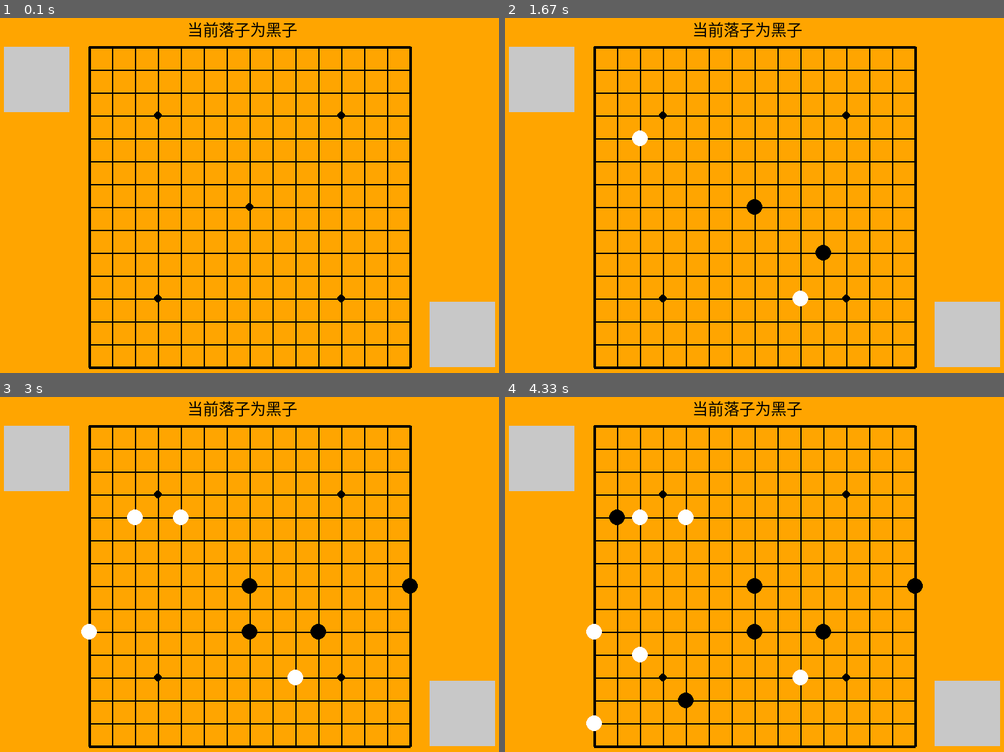
Above: before the commit, frames 1-4 (two rows, left to right).
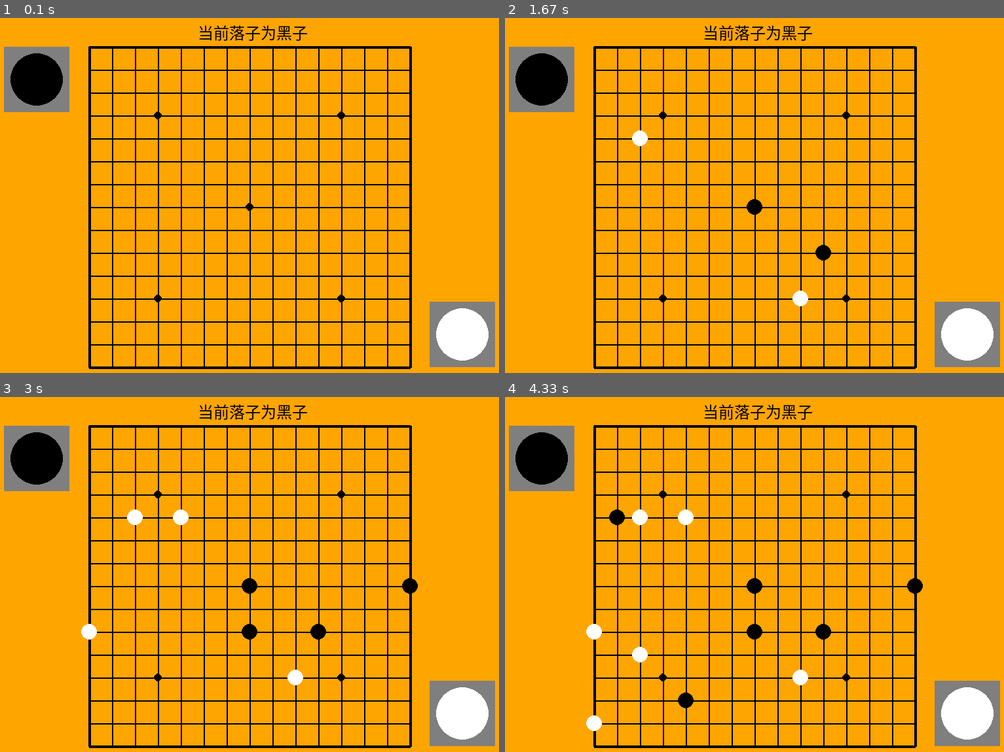
Above: after the commit, the same moments.

Repository: seancheng33/PygameProject
Game: pygame game, started from gobang/gobang.py
Same seed, same stepped clock (60 frames per second), same inputs: the game is played once before the commit and once after it.
Inputs (mouse positions are in pixels of both pictures, inside the frame that each line leads up to):
- Up to frame 1 (0.1 s): no input
- Up to frame 2 (1.67 s): click (759, 206) at 0.38 s; click (809, 294) at 0.72 s; click (819, 241) at 1.05 s; click (634, 128) at 1.38 s
- Up to frame 3 (3 s): click (254, 634) at 1.72 s; click (179, 503) at 2.05 s; click (414, 578) at 2.38 s; click (84, 624) at 2.72 s
- Up to frame 4 (4.33 s): click (604, 510) at 3.05 s; click (634, 656) at 3.38 s; click (679, 698) at 3.72 s; click (599, 730) at 4.05 s

The runs differ from the first frame. In frame 1, 5.4% of the frame differs, in the area x 0-100%, y 1-99%; in frame 2, 5.4%; in frame 3, 5.4%; in frame 4, 5.4%.

Commit message:
修复判断胜利的BUG

Diff:
--- a/gobang/gobang.py
+++ b/gobang/gobang.py
@@ -12,7 +12,7 @@
 WHITE = 255, 255, 255
 BLACK = 0, 0, 0
 ORANGE = 255, 165, 0
-GRAY = 200, 200, 200
+GRAY = 127, 127, 127
 RED = 255, 0, 0
 
 ROW = 15
@@ -64,8 +64,10 @@
 def draw_player_icon(screen):
     # 左上角的头像
     pygame.draw.rect(screen, GRAY, (20, 55, 100, 100))
+    pygame.draw.circle(screen, BLACK, (70, 105), 40)
     # 右下角的头像
     pygame.draw.rect(screen, GRAY, (670, 445, 100, 100))
+    pygame.draw.circle(screen, WHITE, (720, 495), 40)
 
 
 def judge():
@@ -83,11 +85,17 @@
         # 需要控制下标越界的问题
         if (col + i) < 15 and chess_array[row][col + i] == chess:
             chess_count += 1
+        else:
+            break
+    for i in range(5):
+        # 需要控制下标越界的问题
         if (col - i) > -1 and chess_array[row][col - i] == chess:
             chess_count += 1
-        # 当线上存在5个相同的颜色的棋子时，判定为胜利
-        if chess_count > 5:
-            return True
+        else:
+            break
+    # 当线上存在5个相同的颜色的棋子时，判定为胜利
+    if chess_count > 5:
+        return True
 
     # 判断横
     chess_count = 0
@@ -95,10 +103,14 @@
         # 需要控制下标越界的问题
         if (row + i) < 15 and chess_array[row + i][col] == chess:
             chess_count += 1
+        else:
+            break
         if (row - i) > -1 and chess_array[row - i][col] == chess:
             chess_count += 1
-        if chess_count > 5:
-            return True
+        else:
+            break
+    if chess_count > 5:
+        return True
 
     # 判断左斜
     chess_count = 0
@@ -106,10 +118,14 @@
         # 需要控制下标越界的问题
         if (col + i) < 15 and (row + i) < 15 and chess_array[row + i][col + i] == chess:
             chess_count += 1
+        else:
+            break
         if (col - i) > -1 and (row - i) > -1 and chess_array[row - i][col - i] == chess:
             chess_count += 1
-        if chess_count > 5:
-            return True
+        else:
+            break
+    if chess_count > 5:
+        return True
 
     # 判断右斜
     chess_count = 0
@@ -117,10 +133,14 @@
         # 需要控制下标越界的问题
         if (col + i) < 15 and (row - i) > -1 and chess_array[row - i][col + i] == chess:
             chess_count += 1
+        else:
+            break
         if (col - i) > -1 and (row + i) < 15 and chess_array[row + i][col - i] == chess:
             chess_count += 1
-        if chess_count > 5:
-            return True
+        else:
+            break
+    if chess_count > 5:
+        return True
 
     return False
 
@@ -176,14 +196,14 @@
                         # 设定黑子在数组中的数值为1
                         chess_array[row][col] = 1
                         if game_win(chess_array, row, col):
-                            win_str = 'black win!'
+                            win_str = '黑子 胜!'
                             iswin = True
                         isblack = False
                     else:
                         # 设定白子在数组中的数值为2
                         chess_array[row][col] = 2
                         if game_win(chess_array, row, col):
-                            win_str = 'white win!'
+                            win_str = '白子 胜!'
                             iswin = True
                         isblack = True
 
@@ -207,7 +227,10 @@
             tip_str = tip_font.render('当前落子为黑子', True, BLACK)
         else:
             tip_str = tip_font.render('当前落子为白子', True, BLACK)
-        screen.blit(tip_str, (300, 10))
+        tip_rect = tip_str.get_rect()
+        tip_rect.top = 15
+        tip_rect.centerx = 400
+        screen.blit(tip_str, tip_rect)
 
         pygame.time.Clock().tick(150)
         pygame.display.update()
